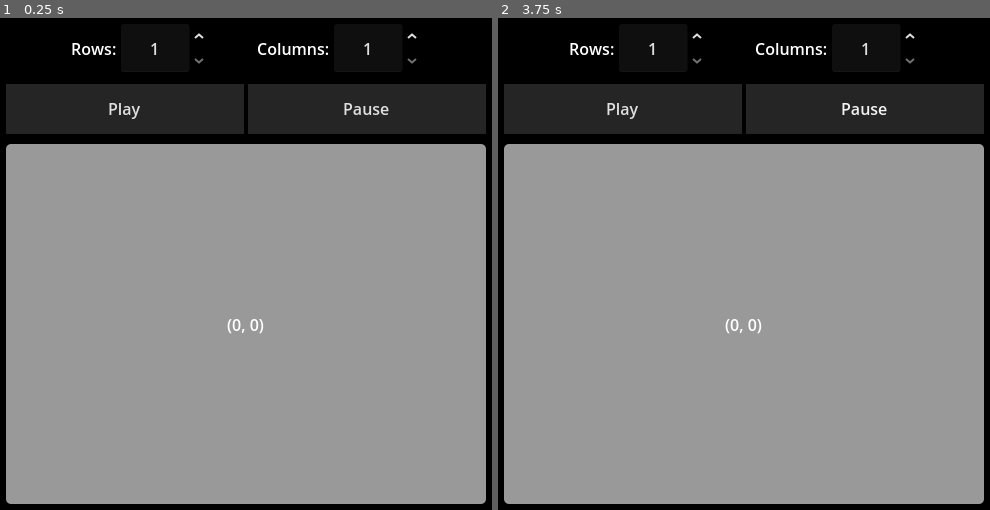
Above: before the commit, frames 1-2 (left to right).
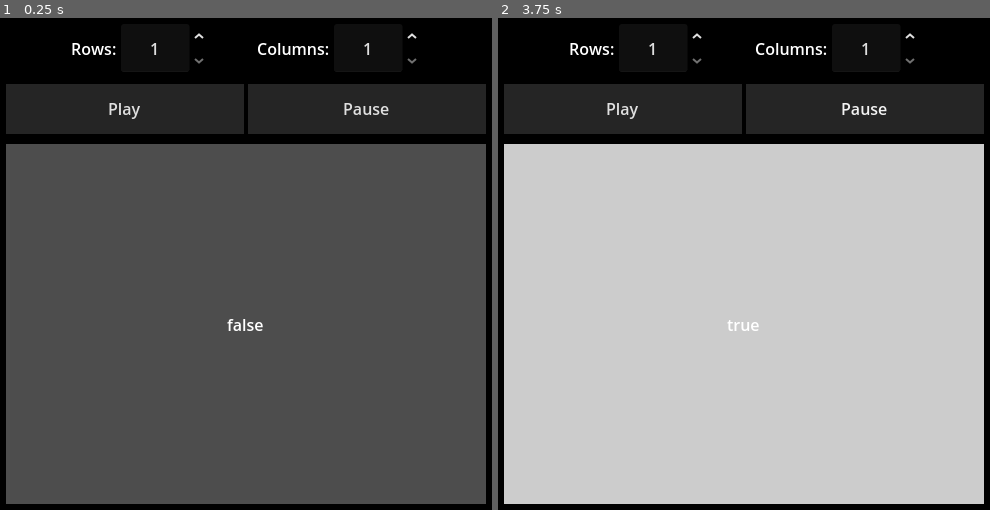
Above: after the commit, the same moments.

Repository: FlloydGagni/Godot-Game-of-Life
Game: Godot game, scene res://scenes/main_interface.tscn
Same seed, same stepped clock (60 frames per second), same inputs: the game is played once before the commit and once after it.
Inputs (mouse positions are in pixels of both pictures, inside the frame that each line leads up to):
- Up to frame 1 (0.25 s): no input
- Up to frame 2 (3.75 s): click "Play" at 0.5 s; click "Play" at 1.25 s; click "Play" at 2 s; click "Pause" at 2.75 s; move the mouse to (852, 239) at 3.52 s; click (852, 239) at 3.67 s

The runs differ from the first frame. In frame 1, 71% of the frame differs, in the area x 1-99%, y 25-99%; in frame 2, 71%.

Commit message:
Updated the cell color for alive and dead
Signed-off-by: Flloyd Nathaniel Gagni <fnbg720@gmail.com>

Diff:
--- a/scenes/cell.tscn
+++ b/scenes/cell.tscn
@@ -3,6 +3,7 @@
 [ext_resource type="Script" uid="uid://de5i4m1vqhg3u" path="res://scripts/cell.gd" id="1_upbjj"]
 
 [sub_resource type="StyleBoxFlat" id="StyleBoxFlat_0s7o3"]
+bg_color = Color(0, 0, 0, 1)
 corner_radius_top_left = 5
 corner_radius_top_right = 5
 corner_radius_bottom_right = 5
--- a/scripts/cell.gd
+++ b/scripts/cell.gd
@@ -16,11 +16,16 @@
 		"neighbors" : cell_neighbors,
 	}
 
+	_on_update_current_cell_data(alive)
+
+	cell_panel.gui_input.connect(_on_gui_input)
+
 	CellManager.update_cell_data.connect(_on_update_cell_data)
+	CellManager.update_current_cell_data.connect(_on_update_current_cell_data)
 
 func _initialize_cell_location(grid_location : Vector2i) -> void :
 	cell_location = grid_location
-	$CellPanel/Location.text = str(cell_location)
+	$CellPanel/Location.text = str(alive)
 
 	_initialize_neighbors()
 
@@ -44,3 +49,22 @@
 			cell_neighbors.append(neighbor)
 
 	cell_data["neighbors"] = cell_neighbors
+
+func _on_update_current_cell_data(_passed_satus : bool) -> void :
+	alive = _passed_satus
+
+	var stylebox : StyleBoxFlat = StyleBoxFlat.new()
+
+	if alive:
+		stylebox.bg_color = Color(0.8, 0.8, 0.8)  # Green when alive
+	else:
+		stylebox.bg_color = Color(0.3, 0.3, 0.3)  # Red when dead
+
+	cell_panel.add_theme_stylebox_override("panel", stylebox)
+
+func _on_gui_input(event : InputEvent) -> void :
+	if event is InputEventMouseButton:
+		if event.button_index == MOUSE_BUTTON_LEFT and event.pressed:
+			alive = !alive
+			$CellPanel/Location.text = str(alive)
+			_on_update_current_cell_data(alive)
--- a/scripts/cell_manager.gd
+++ b/scripts/cell_manager.gd
@@ -4,6 +4,7 @@
 
 signal update_cell_data
 signal current_cell_data(cell_data : Dictionary)
+signal update_current_cell_data
 
 var alive : bool = false
 var cell_location : Vector2i
@@ -20,3 +21,22 @@
 	alive = cell_data["status"]
 	cell_location = cell_data["location"]
 	cell_neighbors = cell_data["neighbors"]
+
+	var alive_neighbors_count = 0
+
+	print(cell_neighbors)
+
+	for neighbor in cell_neighbors:
+		var neighbor_cell_node = grid_map[neighbor]
+		print(neighbor_cell_node.alive)
+		print("")
+
+		if neighbor_cell_node.alive:
+			alive_neighbors_count += 1
+
+	if alive_neighbors_count < 2 or alive_neighbors_count > 3:
+		alive = false
+	elif alive_neighbors_count == 2 or alive_neighbors_count == 3:
+		alive = true
+
+	update_current_cell_data.emit(alive)
--- a/scripts/main_interface.gd
+++ b/scripts/main_interface.gd
@@ -18,6 +18,7 @@
 
 func _ready() -> void :
 	get_window().min_size = Vector2i(500, 500)
+
 	_resize_grid(1)
 
 	start.pressed.connect(_on_start_pressed)
